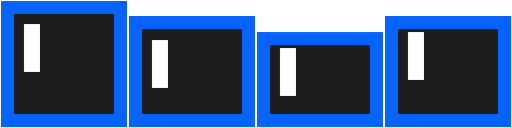
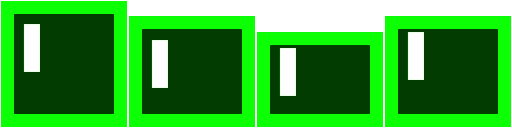
Two versions of the same layered image (512px x 128px). Layer-by-layer changes:
added layer "Idle copy 7" above "Idle copy 3" over [1, 1, 511, 127]
